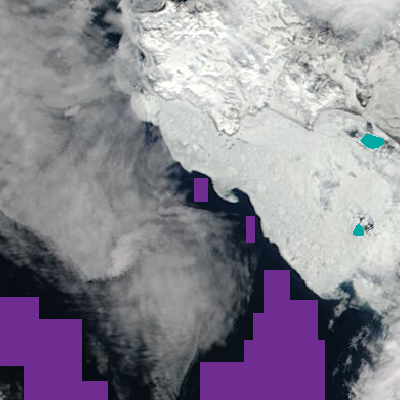
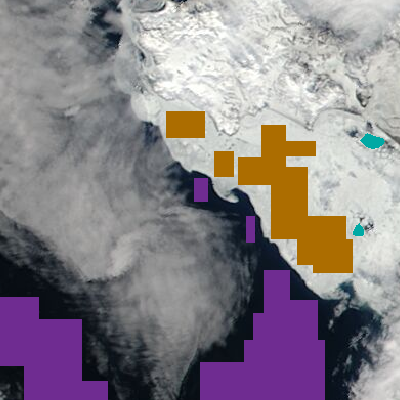
Comparing the layer stacks of the two 400px x 400px images. Changes:
added layer "ice samples" (2nd of 2) above "water" over [166, 111, 353, 273]
